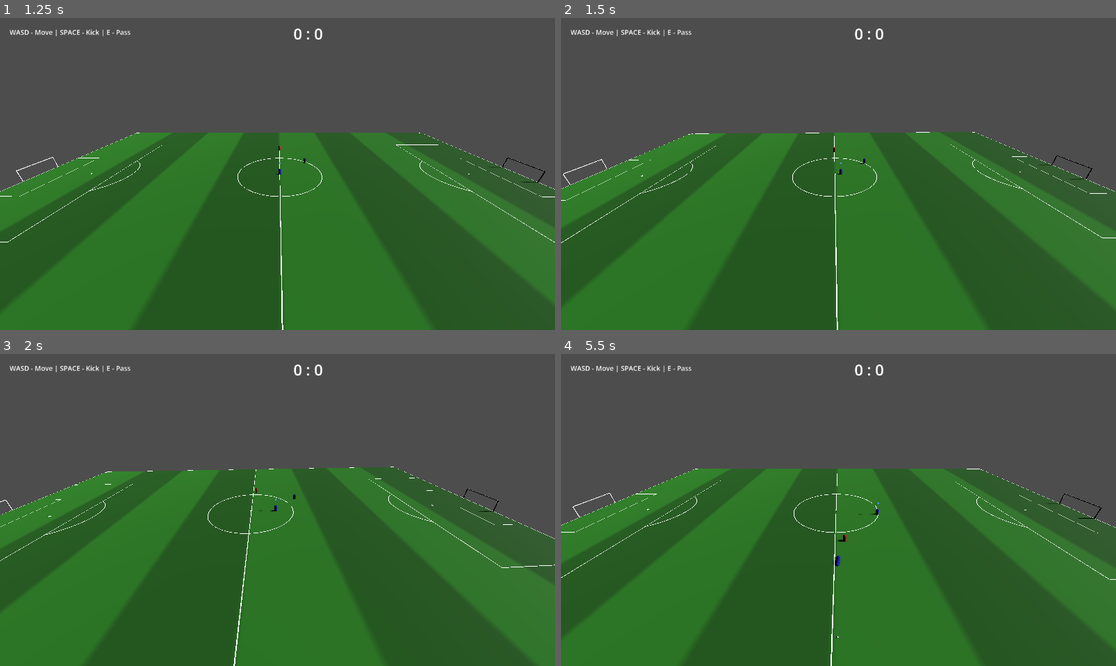
Above: before the commit, frames 1-4 (two rows, left to right).
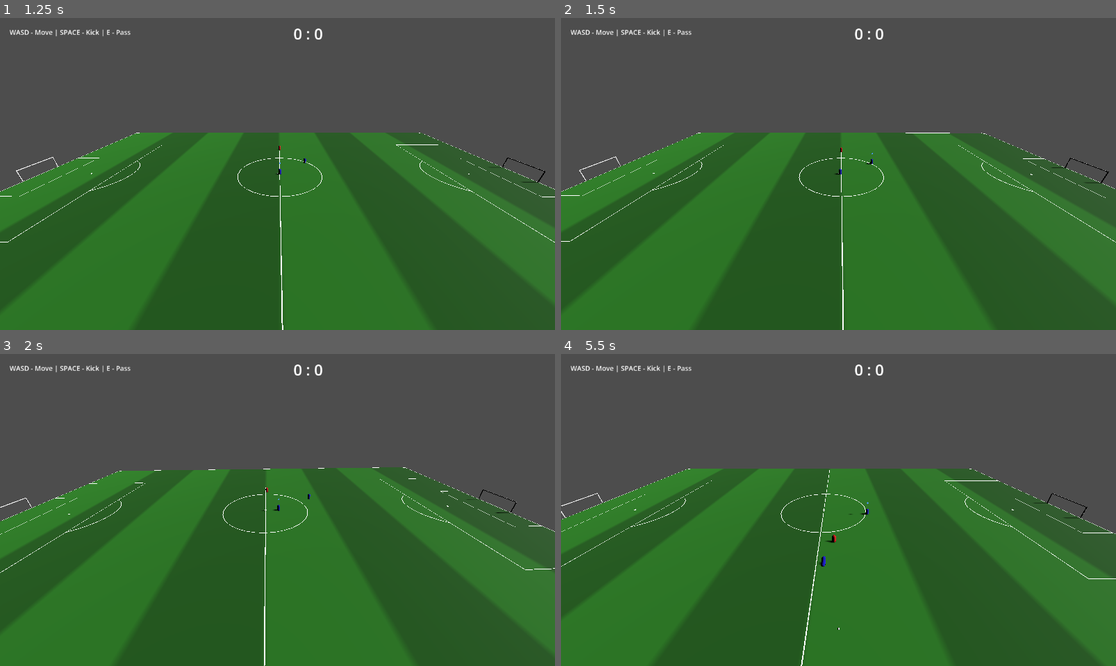
Above: after the commit, the same moments.

Repository: Churikov0112/open_football
Game: Godot game, scene res://scenes/main_menu.tscn
The game is run twice, just before and just after one commit, with the same random seed, the same clock (stepped at 60 frames per second) and the same inputs.
Inputs:
- Up to frame 1 (1.25 s): click "Start Match" at 0.5 s
- Up to frame 2 (1.5 s): hold D (move_right) from 1.28 s (still down); tap Q (swap_player) at 1.35 s
- Up to frame 3 (2 s): keep holding D (move_right)
- Up to frame 4 (5.5 s): release D (move_right) at 2.03 s; hold S (move_back) 2.03-2.78 s; tap Space (kick) at 2.1, 5.1 s; tap Q (swap_player) at 2.3, 3.05, 3.6, 4.35, 5.3 s; hold D (move_right) 2.78-3.53 s; hold E (pass) 2.78-3.53 s; hold W (move_forward) 3.53-4.28 s; hold A (move_left) from 4.28 s (still down)

Frame 1 is identical in both runs. In frame 2, 2.9% of the frame differs, in the area x 0-100%, y 36-100%; in frame 3, 11%; in frame 4, 10%.

Commit message:
fix(tackle): tackler recovers faster (0.5s) than tackled (1.0s); fix Q-swap auto-revert

Diff:
--- a/scripts/match/match_manager.gd
+++ b/scripts/match/match_manager.gd
@@ -30,6 +30,7 @@
 var _tackled_player: CharacterBody3D
 var _tackled_fall_timer: float = 0.0
 var _tackled_orig_rotation: Vector3 = Vector3.ZERO
+var _manual_swap_cooldown: int = 0
 
 
 func _ready() -> void:
@@ -408,17 +409,21 @@
 	_handle_dribbling()
 	_handle_player_input(delta)
 
-	# Auto-switch control to whoever on our team has the ball
-	if ball.has_method(&"set_dribbler") and ball.dribbler:
-		var db: Node3D = ball.dribbler
-		if (db == player_home or db == player_teammate) and db != controlled_player:
-			controlled_player = db
-			_sync_ai_controllers()
+	# Auto-switch to whoever on our team has the ball (skip if Q was just pressed)
+	if _manual_swap_cooldown > 0:
+		_manual_swap_cooldown -= 1
+	else:
+		if ball.has_method(&"set_dribbler") and ball.dribbler:
+			var db: Node3D = ball.dribbler
+			if (db == player_home or db == player_teammate) and db != controlled_player:
+				controlled_player = db
+				_sync_ai_controllers()
 
 	# Swap player (Q) — manual switch between player_home and player_teammate
 	if Input.is_action_just_pressed(&"swap_player"):
 		controlled_player = player_teammate if controlled_player == player_home else player_home
 		_sync_ai_controllers()
+		_manual_swap_cooldown = 10
 
 	# Set opponent's target_node to whoever on our team is dribbling
 	if player_away:
@@ -690,7 +695,6 @@
 	_tackled_fall_timer = FootballConstants.SLIDE_TACKLE_FALL_TIME
 	body.add_to_group("fallen")
 
-
 func _handle_tackle(delta: float) -> void:
 	match _tackle_state:
 		TackleState.SLIDING:
@@ -713,7 +717,7 @@
 		var body := collision.get_collider()
 		if body is CharacterBody3D and not _same_team(_tackle_player, body):
 			_on_tackle_hit_player(body, collision.get_normal())
-			_tackle_enter_recovery()
+			_tackle_enter_recovery(0.5)
 			return
 		else:
 			_tackle_dist_remaining = 0.0
@@ -731,9 +735,9 @@
 		_tackle_enter_recovery()
 
 
-func _tackle_enter_recovery() -> void:
+func _tackle_enter_recovery(recovery_time: float = -1.0) -> void:
 	_tackle_state = TackleState.RECOVERING
-	_tackle_recovery_timer = FootballConstants.SLIDE_TACKLE_RECOVERY_TIME
+	_tackle_recovery_timer = FootballConstants.SLIDE_TACKLE_RECOVERY_TIME if recovery_time < 0 else recovery_time
 	_tackle_area.monitoring = false
 
 
